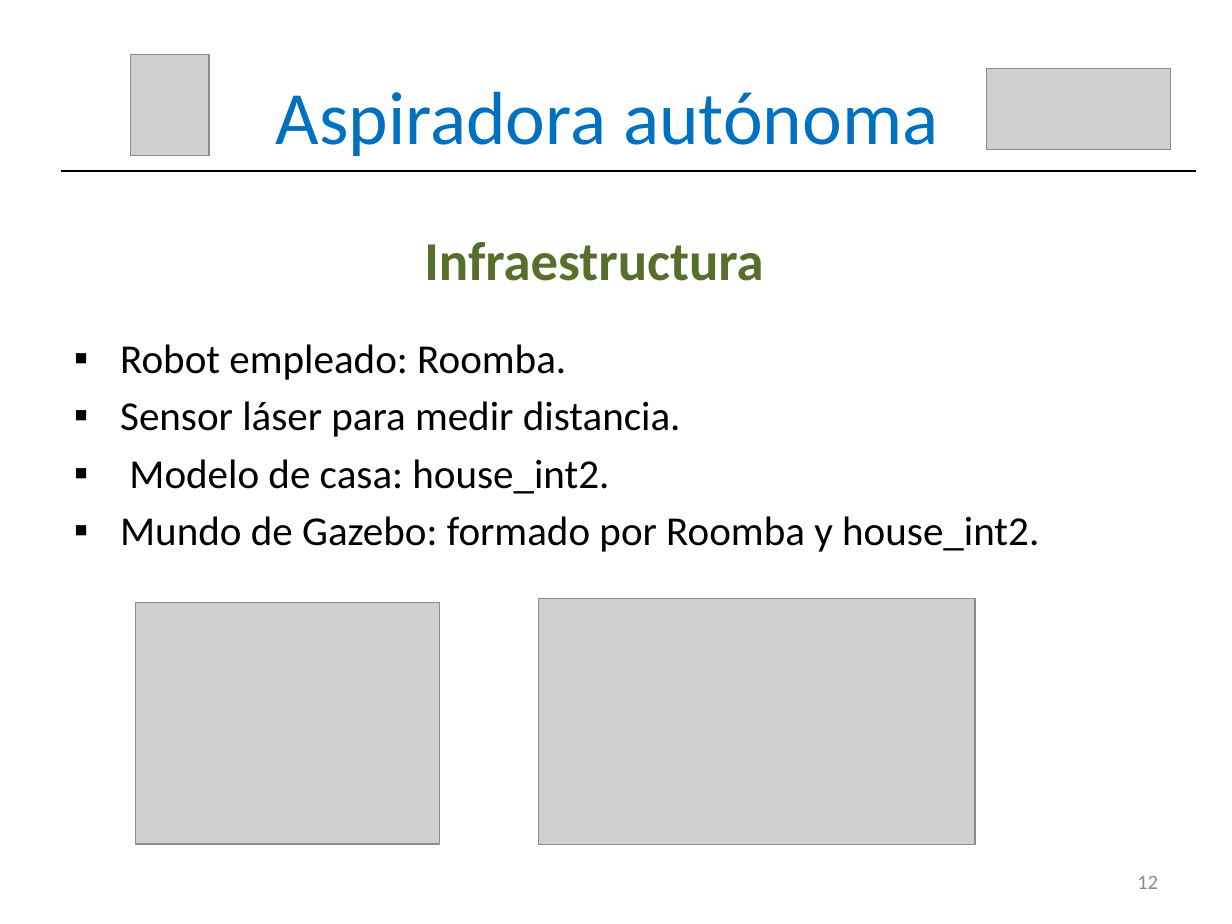
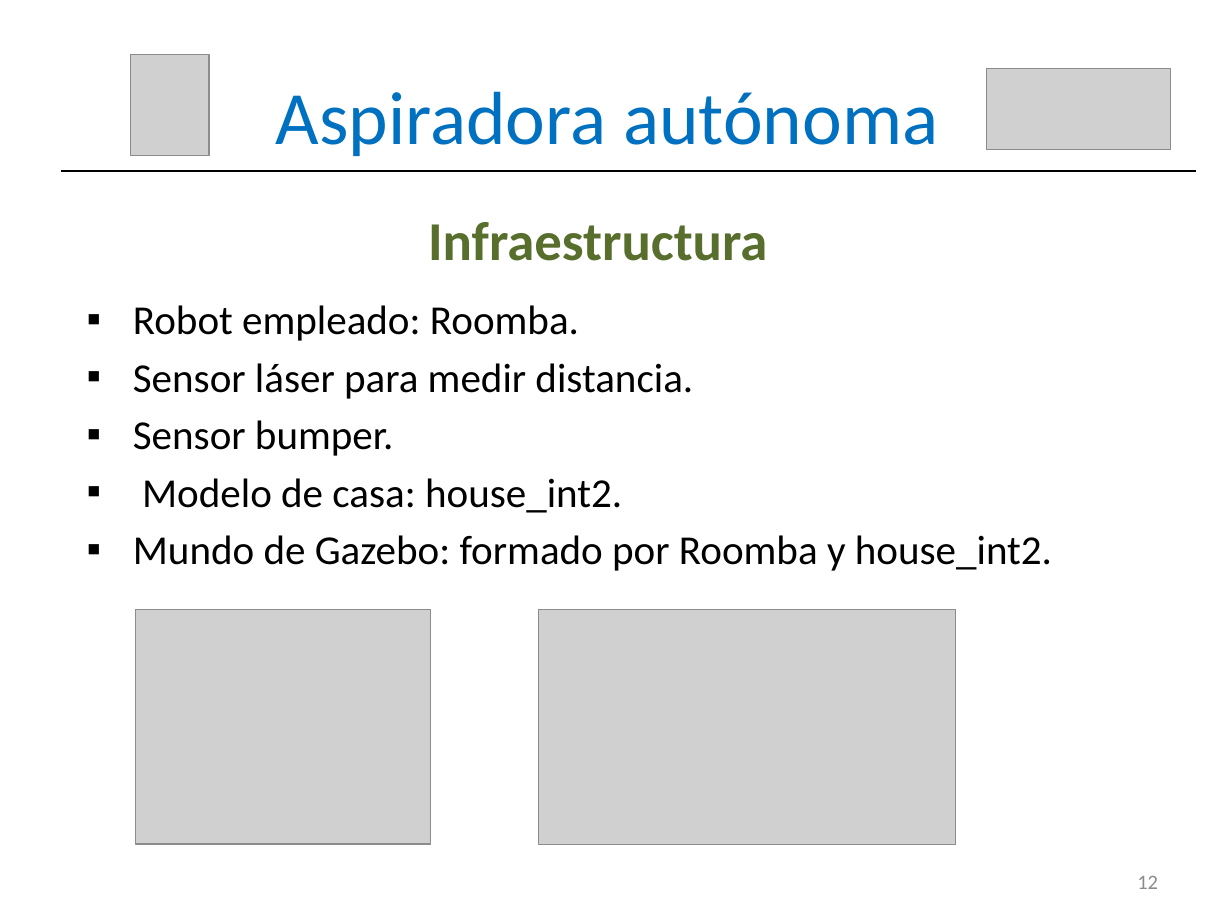
Before and after one commit to RoboticsLabURJC/2016-tfg-vanessa-fernandez, a slide deck: slide 13 of MEMORIA/Presentación.pptx. Drawn at 1232x924 pixels with LibreOffice and Linux fonts; fonts in the diff are those of the drawing; grey boxes stand for pictures. Boxes give left, top, right and bottom in pixels: in the first picture for what was removed or moved away, otherwise in the second. Text is boxed around its words. In the diff, an @@ line names an element or a change of style, - is before the commit and + after.

```diff
--- a/MEMORIA/Presentación.pptx
+++ b/MEMORIA/Presentación.pptx
@@ text "Infraestructura": place and size @@
-text "Infraestructura" at box(424, 242, 763, 281)
+text "Infraestructura" at box(428, 222, 767, 261)
@@ text "Robot empleado: Roomba.": place and size @@
-text "Robot empleado: Roomba." at box(120, 344, 1039, 552)
+text "Robot empleado: Roomba." at box(133, 305, 1052, 571)
@@ text at box(133, 420, 393, 456): paragraph added @@
+▪ Sensor bumper.
@@ picture: place and size @@
-picture at box(136, 602, 440, 844)
+picture at box(136, 610, 431, 844)
@@ picture: place and size @@
-picture at box(538, 599, 975, 844)
+picture at box(538, 610, 956, 844)
```
Also in this commit, not shown: 12 other slides changed.
